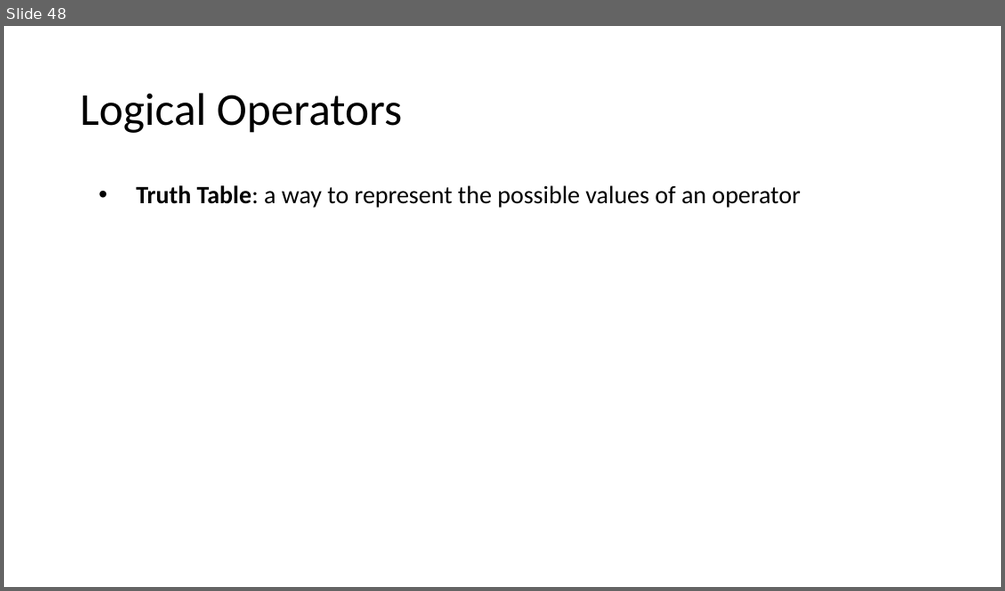
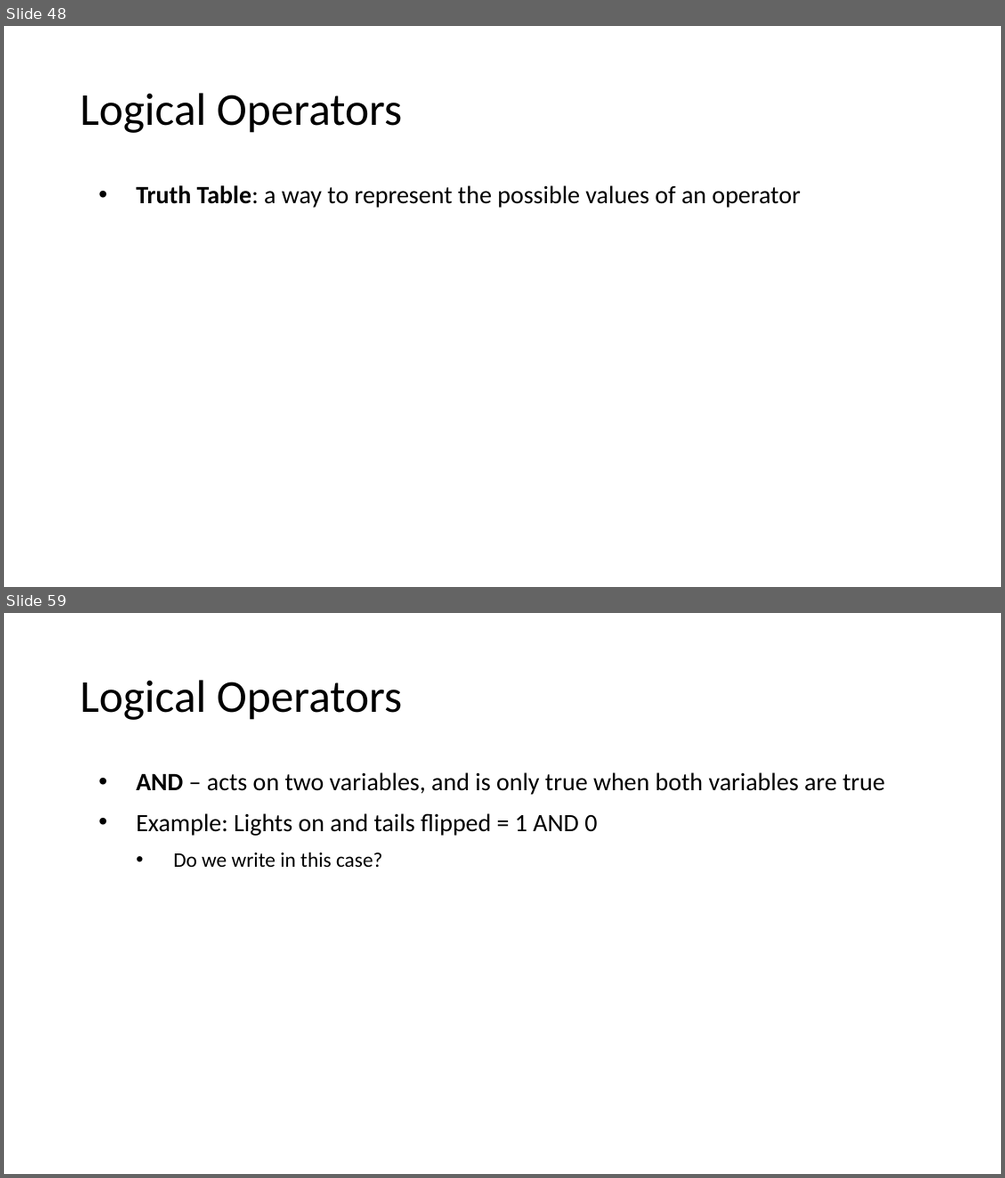
Before and after one commit to MrJoshGross/Course-Curricular-Material, a slide deck: wip/Lecture 2 - Binary, Logic, and Logical Operators.pptx. Shown one above the other, each under a label of ours: slide 48 before the commit, slides 48 and 59 after it; the slides between them are not shown. The pictures are 1005x591 and 1005x1178 pixels, drawn with LibreOffice and Linux fonts; fonts in the diff are those of the drawing. Boxes give left, top, right and bottom in pixels: in the first picture for what was removed or moved away, otherwise in the second. Text is boxed around its words. In the diff, an @@ line names an element or a change of style, - is before the commit and + after.

Commit message:
Update Lecture 2 - Binary, Logic, and Logical Operators.pptx
finished negation and added logical AND slides

```diff
--- a/wip/Lecture 2 - Binary, Logic, and Logical Operators.pptx
+++ b/wip/Lecture 2 - Binary, Logic, and Logical Operators.pptx
@@ slide 59 added at box(4, 613, 1001, 1174), background #FFFFFF @@
@@ title added at box(80, 680, 402, 720), 44 pt, text #000000 @@
+Logical Operators
@@ text added at box(136, 772, 885, 867), 24 pt, text #000000 @@
+• AND – acts on two variables, and is only true when both variables are true
+• Example: Lights on and tails flipped = 1 AND 0
+  • Do we write in this case?
```
Also in this commit, not shown: 1 slide changed, 11 other slides added.
